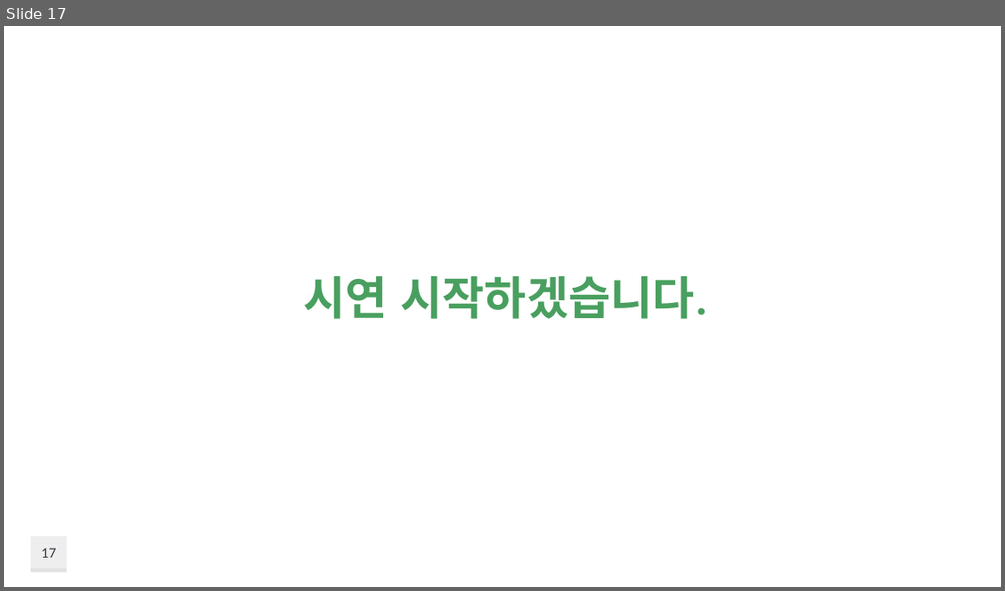
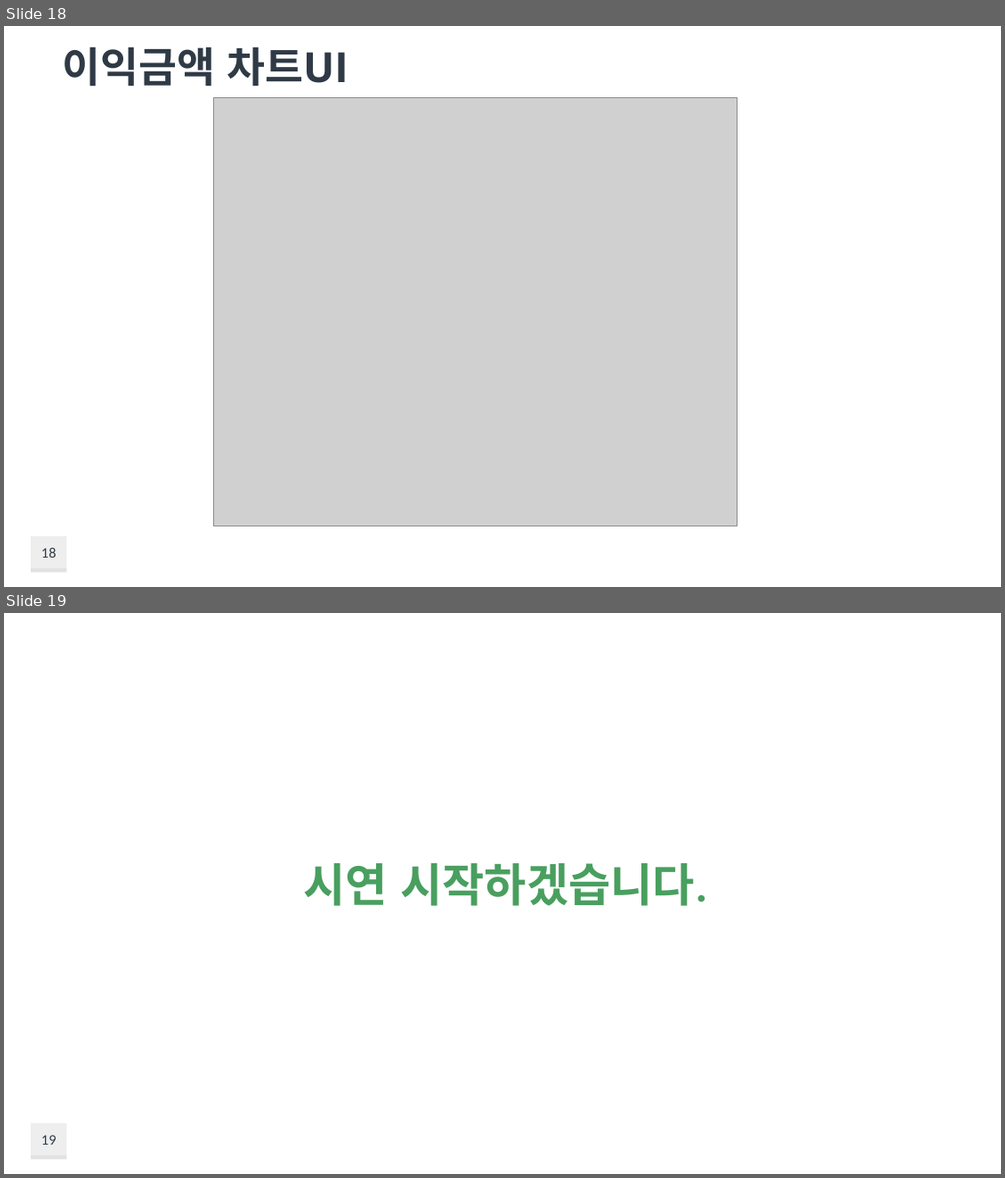
Before and after one commit to taehoon95/shoppingMall, a slide deck: document/쇼핑몰(이태훈).pptx. Shown one above the other, each under a label of ours: slide 17 before the commit, slides 18 and 19 after it. The pictures are 1005x591 and 1005x1178 pixels, drawn with LibreOffice and Linux fonts; fonts in the diff are those of the drawing; grey boxes stand for pictures; background and template pictures are left out. Boxes give left, top, right and bottom in pixels: in the first picture for what was removed or moved away, otherwise in the second. Text is boxed around its words. In the diff, an @@ line names an element or a change of style, - is before the commit and + after.

```diff
--- a/document/쇼핑몰(이태훈).pptx
+++ b/document/쇼핑몰(이태훈).pptx
@@ slide 18 added at box(4, 26, 1001, 587), background #FFFFFF; not listed: 3 template elements that a slide beside it also shows @@
@@ title added at box(63, 47, 348, 87), 40 pt, text #2F3A46, bold @@
+이익금액 차트UI
@@ picture added at box(214, 98, 737, 526) @@
@@ page number added at box(41, 548, 57, 557), 14 pt, text #2F3A46 @@
+18
@@ what was slide 17 is now slide 19 @@
@@ page number at box(41, 1135, 57, 1144): text changed @@
-17
+19
```
Also in this commit, not shown: 3 slides changed, 3 other slides added, 2 slides removed, 28 other files.
